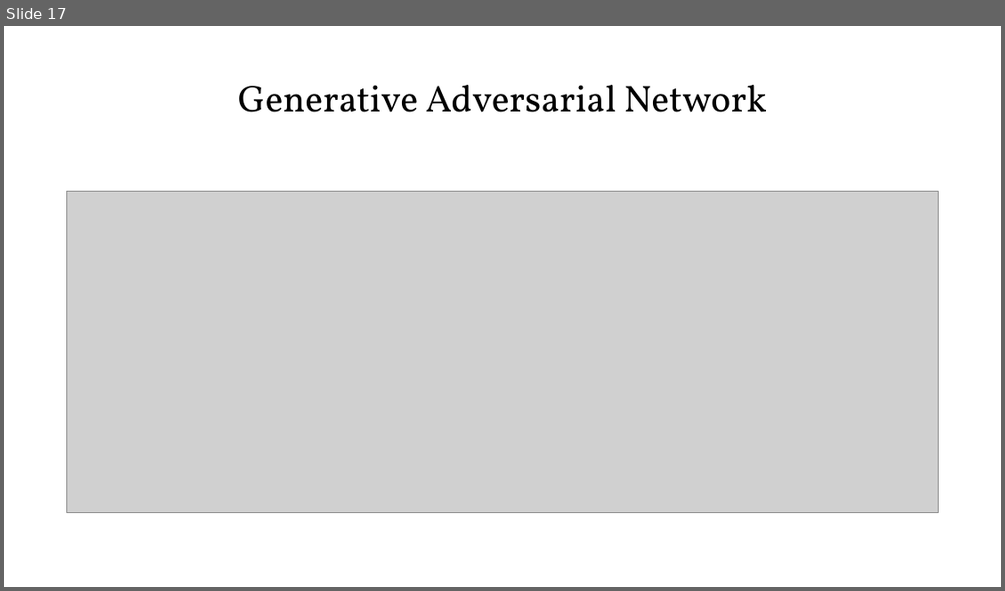
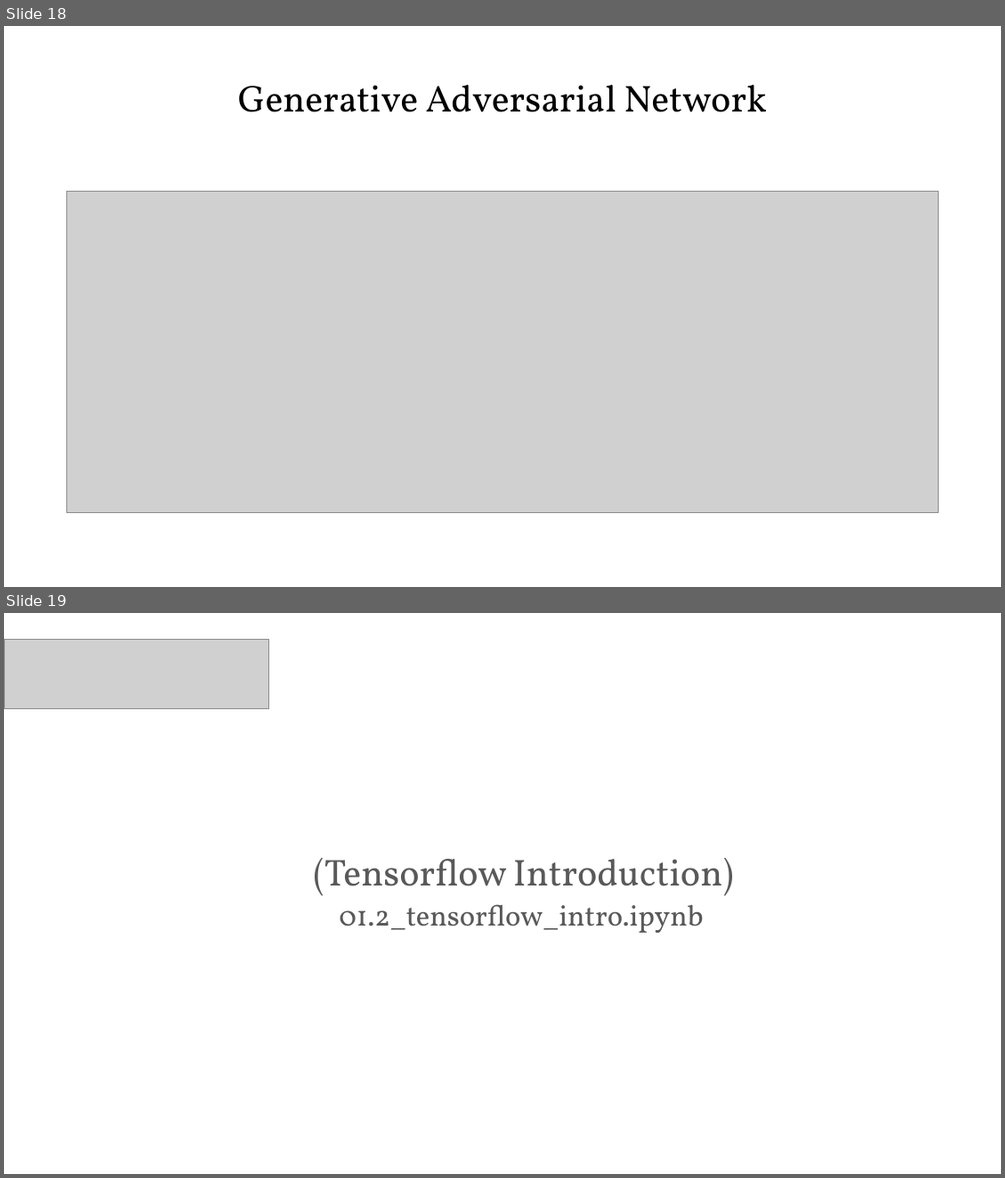
Before and after one commit to PracticumAI/deep_learning, a slide deck: presentations/01_deep_learn_intro.pptx. Shown one above the other, each under a label of ours: slide 17 before the commit, slides 18 and 19 after it. The pictures are 1005x591 and 1005x1178 pixels, drawn with LibreOffice and Linux fonts; fonts in the diff are those of the drawing; grey boxes stand for pictures. Boxes give left, top, right and bottom in pixels: in the first picture for what was removed or moved away, otherwise in the second. Text is boxed around its words. In the diff, an @@ line names an element or a change of style, - is before the commit and + after.

Commit message:
Minor presentation (deep_learn_intro.pptx) updates.

```diff
--- a/presentations/01_deep_learn_intro.pptx
+++ b/presentations/01_deep_learn_intro.pptx
@@ slide 19 added at (4,613,1001,1174), background #FFFFFF @@
@@ picture added at (4,639,268,708) @@
@@ text added at (314,858,734,933), 28 pt, text #595959 @@
+(Tensorflow Introduction)
+01.2_tensorflow_intro.ipynb
@@ what was slide 17 is now slide 18 @@
```
Also in this commit, not shown: 1 slide removed.
